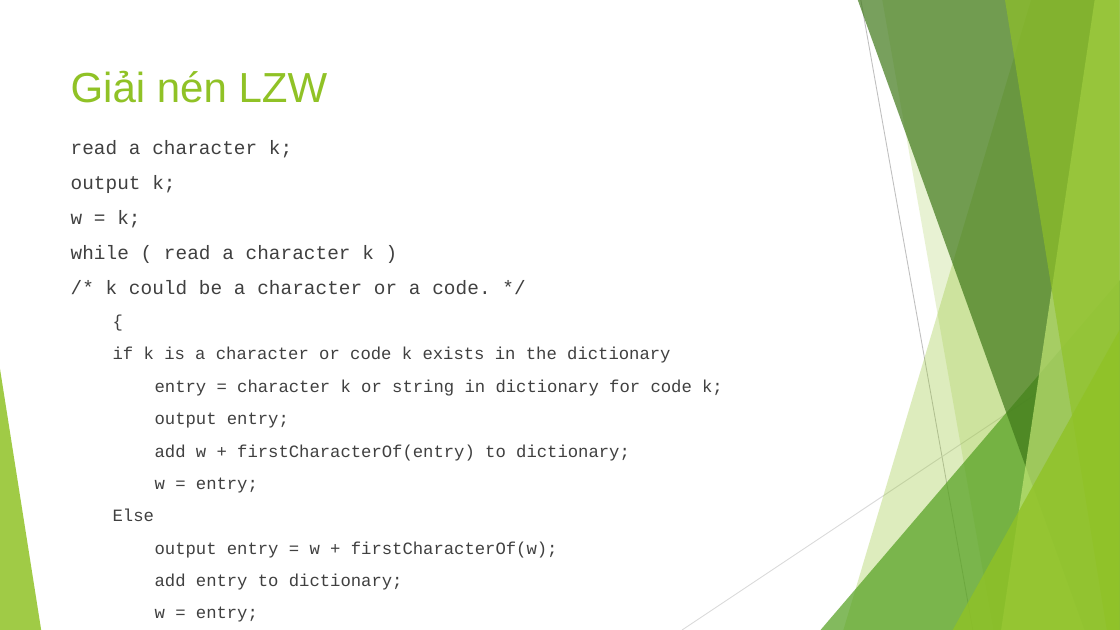
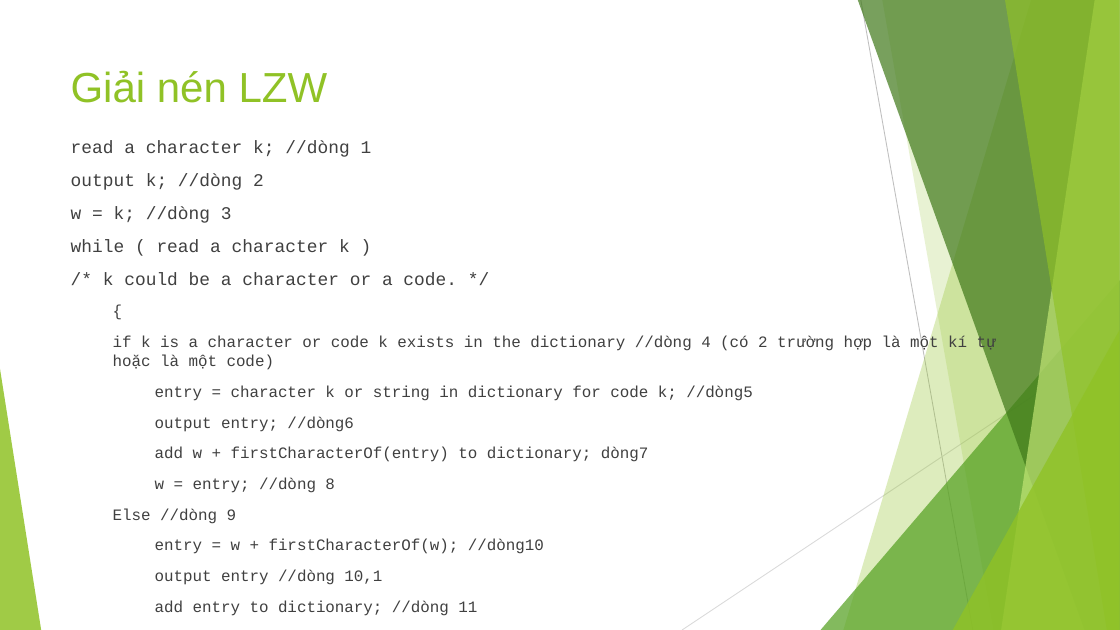
Before and after one commit to sonhoang23/MultimediaProject, a slide deck: slide 7 of MultimediaProeject/document/Multimedia.pptx. Drawn at 1120x630 pixels with LibreOffice and Linux fonts; fonts in the diff are those of the drawing. Boxes give left, top, right and bottom in pixels: in the first picture for what was removed or moved away, otherwise in the second. Text is boxed around its words. In the diff, an @@ line names an element or a change of style, - is before the commit and + after.

```diff
--- a/MultimediaProeject/document/Multimedia.pptx
+++ b/MultimediaProeject/document/Multimedia.pptx
@@ text at [71,140,372,223]: text changed; size 16.6 to 15.3 pt @@
-read a character k;
-output k;
-w = k;
+read a character k; //dòng 1
+output k; //dòng 2
+w = k; //dòng 3
@@ text at [71,240,457,285]: size 16.6 to 15.3 pt in "while ( read a character k )", "/* k could be a character or ..."; size 14.8 to 13.6 pt in "{", "}" @@
@@ text at [113,335,996,616]: text changed; size 14.8 to 13.6 pt @@
-  if k is a character or code k exists in the dictionary
-  entry = character k or string in dictionary for code k;
-  output entry;
-  add w + firstCharacterOf(entry) to dictionary;
-  w = entry;
-  Else
-  output entry = w + firstCharacterOf(w);
-  add entry to dictionary;
-  w = entry;
+  if k is a character or code k exists in the dictionary //dòng 4 (có 2 trường hợp là một kí tự hoặc là một code)
+  entry = character k or string in dictionary for code k; //dòng5
+  output entry; //dòng6
+  add w + firstCharacterOf(entry) to dictionary; dòng7
+  w = entry; //dòng 8
+  Else //dòng 9
+  entry = w + firstCharacterOf(w); //dòng10
+  output entry //dòng 10,1
+  add entry to dictionary; //dòng 11
+  w = entry; //dòng12
```
Also in this commit, not shown: 1 other slide changed, 2 other files.
